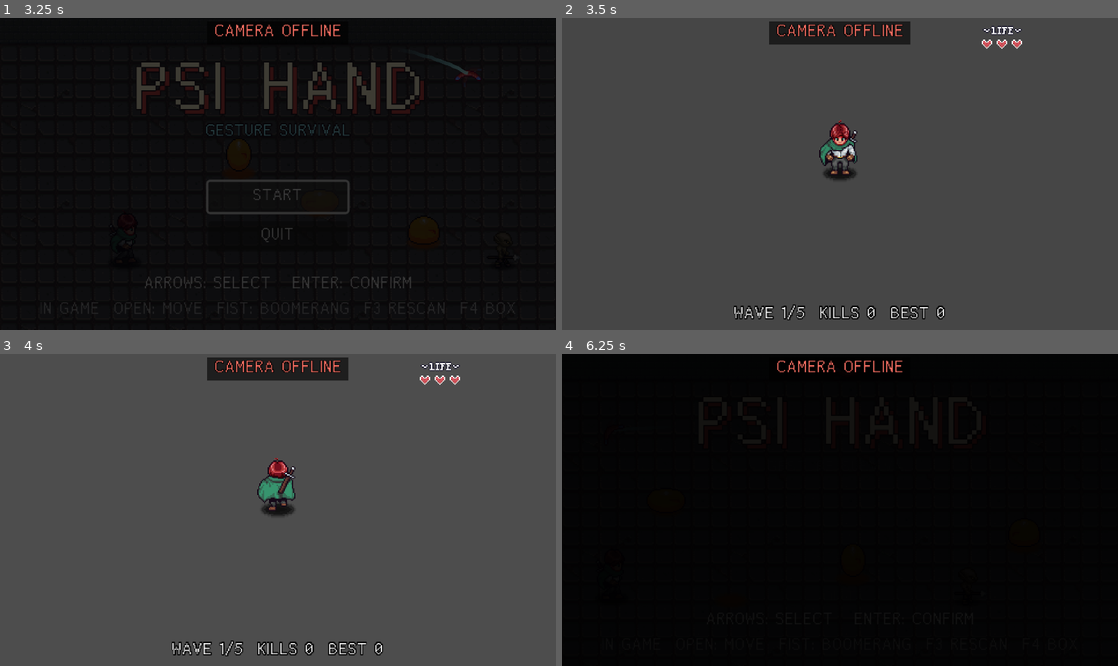
Above: before the commit, frames 1-4 (two rows, left to right).
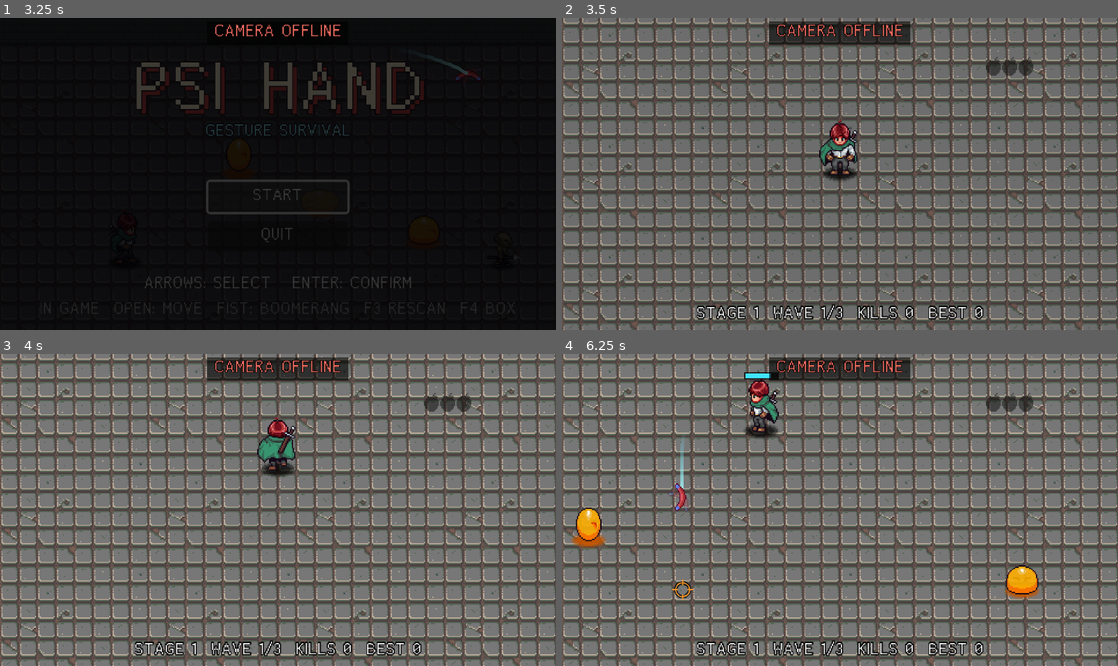
Above: after the commit, the same moments.

Repository: cjhDuke/AARPG-Gesture
Game: Godot game, scene res://ui/title/title_scene.tscn
Two runs of this game, one before a commit and one after it. Both use one fixed random seed, a clock stepped at 60 frames per second and the inputs below. Sound files missing from this copy of the repository are replaced by a short silence.
Inputs (mouse positions are in pixels of both pictures, inside the frame that each line leads up to):
- Up to frame 1 (3.25 s): tap Enter at 0.5 s; move the mouse to (400, 158) at 0.52 s; hold D (right) 0.53-1.28 s; hold L (ability) 0.53-1.28 s; click (400, 158) at 0.67 s; move the mouse to (166, 189) at 1.27 s; hold S (down) 1.28-2.03 s; tap Z (attack) at 1.35 s; move the mouse to (333, 105) at 2.02 s; hold D (right) 2.03-2.75 s; hold L (ability) 2.03-2.75 s; click "START" at 2.75 s
- Up to frame 2 (3.5 s): no input
- Up to frame 3 (4 s): move the mouse to (250, 572) at 3.52 s; hold W (up) from 3.53 s (still down); tap Z (attack) at 3.6 s; click (250, 572) at 3.67 s
- Up to frame 4 (6.25 s): move the mouse to (1006, 556) at 4.27 s; release W (up) at 4.28 s; hold L (ability) 4.28-5.03 s; hold A (left) 4.28-5.78 s; tap Escape (pause) at 4.9 s; move the mouse to (673, 463) at 5.02 s; tap Z (attack) at 5.1 s; move the mouse to (867, 510) at 5.77 s; hold S (down) from 5.78 s (still down); hold L (ability) from 5.78 s (still down); click (867, 510) at 5.92 s

Frame 1 is identical in both runs. In frame 2, 63% of the frame differs, in the area x 0-100%, y 0-100%; in frame 3, 73%; in frame 4, 99%.
Error before the commit: Parse Error: Identifier "PracticePanel" not declared in the current scope. (res://levels/survival/survival_arena.gd:80)

Commit message:
fix: START 后第一关不刷怪；练习场改为和正式模式同一进入流程
开局时强制停掉转场动画，使 load_new_level 的淡入永远等不到结束、游戏停在暂停。
SceneTransition 的 fade 改为等 settled 信号（被打断也会醒），开局只在打断切关转场时才 reset。
练习模式不再跳过标题，按 START 走同一条加载路径，只多一个调试面板；TITLE 按钮恢复。

Diff:
--- a/autoload/level_manager.gd
+++ b/autoload/level_manager.gd
@@ -7,8 +7,7 @@
 
 var current_tilemap_bounds: Array[Vector2]
 var is_loading_level: bool = false
-## 命令行用户参数 `-- --practice`：直接进练习场（正式关卡 + 调试面板，跳过 splash 和标题），暂停菜单不显示 TITLE
-var practice_mode: bool = OS.get_cmdline_user_args().has("--practice")
+var practice_mode: bool = false
 ## 本次运行已经看过开场 splash：从游戏里回标题时跳过它，直接显示标题菜单
 var title_seen: bool = false
 
--- a/levels/survival/survival_arena.gd
+++ b/levels/survival/survival_arena.gd
@@ -74,12 +74,6 @@
 	wave_timer.timeout.connect( _begin_wave )
 	hud.retry_pressed.connect( _on_retry_pressed )
 	hud.title_pressed.connect( _on_title_pressed )
-	if LevelManager.practice_mode:
-		# 练习场没有标题可回；调试面板在 _start_run 之前创建，才能接到第一局的 run_started
-		hud.title_button.visible = false
-		var panel := PracticePanel.new()
-		panel.name = "PracticePanel"
-		add_child( panel )
 	_start_run()
 
 
@@ -107,9 +101,11 @@
 		if c is Boomerang:
 			c.queue_free()
 	_run_id += 1
+	# 只有打断了自己的切关转场时才复位遮罩；关卡刚加载的第一局不能动转场，
+	# 否则会打断 LevelManager.load_new_level 的淡入
+	if _stage_changing:
+		SceneTransition.reset()
 	_stage_changing = false
-	# 如果是在切关淡出 / 淡入过程中重开的，旧协程不会再醒来收尾，这里把画面恢复成完全显示
-	SceneTransition.reset()
 	_load_stage( 0 )
 	wave = 0
 	kills = 0
@@ -340,8 +336,9 @@
 	if _ended:
 		return
 	_run_id += 1
+	if _stage_changing:
+		SceneTransition.reset()
 	_stage_changing = false
-	SceneTransition.reset()
 	controller.enabled = true
 	wave_timer.stop()
 	_clear_rewards()
--- a/project.godot
+++ b/project.godot
@@ -103,6 +103,6 @@
 [rendering]
 
 textures/canvas_textures/default_texture_filter=0
+rendering_device/driver.windows="d3d12"
 2d/snap/snap_2d_transforms_to_pixel=true
 2d/snap/snap_2d_vertices_to_pixel=true
-rendering_device/driver.windows="d3d12"
--- a/ui/pause_menu/pause_menu.gd
+++ b/ui/pause_menu/pause_menu.gd
@@ -84,8 +84,6 @@
 	if has_bag:
 		_fill_bag( bag_provider.call() )
 	button_restart.visible = restart_handler.is_valid()
-	# 练习模式没有标题可回
-	button_title.visible = not LevelManager.practice_mode
 	var x := BUTTONS_X_WITH_BAG if has_bag else BUTTONS_X_CENTERED
 	button_box.offset_left = x
 	button_box.offset_right = x + BUTTONS_WIDTH
--- a/ui/scene_transition/scene_transition.gd
+++ b/ui/scene_transition/scene_transition.gd
@@ -1,21 +1,30 @@
 extends CanvasLayer
+
+## 一次淡入淡出结束（动画正常播完，或被 reset() 打断）时发出。fade_* 等的是它而不是 animation_finished，
+## 这样被 reset() / 另一次 fade 打断时等待者也会醒来，不会永远挂起
+signal settled
 
 @onready var animation_player: AnimationPlayer = $Control/AnimationPlayer
 
 
+func _ready() -> void:
+	animation_player.animation_finished.connect( func( _anim: StringName ) -> void: settled.emit() )
+
+
 ## 立刻停掉淡入淡出并让画面完全显示（遮罩全透明）。重开 / 切关被打断后调用，防止停在黑屏。
-## 被打断的 fade_* 协程不会再收到 animation_finished，调用方应靠 _run_id 之类的标记作废它们
+## 正在等待的 fade_* 会因此提前醒来，调用方应靠 _run_id 之类的标记判断自己是否已被作废
 func reset() -> void:
 	animation_player.stop()
 	$Control/ColorRect.color = Color( 0, 0, 0, 0 )
+	settled.emit()
 
 
 func fade_out() -> bool:
 	animation_player.play("fade_out")
-	await animation_player.animation_finished
+	await settled
 	return true
 
 func fade_in() -> bool:
 	animation_player.play("fade_in")
-	await animation_player.animation_finished
+	await settled
 	return true
--- a/ui/title/splash_screen.gd
+++ b/ui/title/splash_screen.gd
@@ -5,8 +5,7 @@
 @onready var animation_player: AnimationPlayer = $MyLogo/AnimationPlayer
 
 func _ready() -> void:
-	# 练习模式：标题场景会立刻换走，不播 splash（免得漏出一帧音效）
-	if LevelManager.practice_mode or LevelManager.title_seen:
+	if LevelManager.title_seen:
 		visible = false
 		return
 	animation_player.animation_finished.connect(_on_animation_finished)
--- a/ui/title/title_scene.gd
+++ b/ui/title/title_scene.gd
@@ -1,8 +1,6 @@
 extends Node2D
 
 const START_LEVEL: String = "res://levels/survival/survival_arena.tscn"
-## 练习场 = 正式关卡 + 调试面板（命令行 `-- --practice` 时跳过标题直接进入，见 LevelManager.practice_mode）
-const PRACTICE_LEVEL: String = "res://levels/survival/survival_arena.tscn"
 ## 标题背景的镜头位置（主角被隐藏，只借用它身上的 Camera2D）。
 ## x 取房间中心，y 比中心靠上，让顶部露出一截墙，看得出是个房间
 const CAMERA_POS := Vector2(256, 112)
@@ -35,10 +33,6 @@
 
 
 func _ready() -> void:
-	# 练习模式：不做任何标题的初始化（不暂停、不隐藏主角 / PlayerHud、不禁用 PauseMenu），直接换到练习场
-	if LevelManager.practice_mode:
-		get_tree().change_scene_to_file.call_deferred(PRACTICE_LEVEL)
-		return
 	get_tree().paused = true
 	# 从游戏里返回标题时，加载流程结束会取消暂停，这里重新暂停
 	LevelManager.level_loaded.connect( _pause_tree )
@@ -52,13 +46,7 @@
 	menu.visible = false
 	marker.visible = false
 
-	LevelManager.level_load_started.connect(exit_title_screen)
-
-	# 从游戏里返回标题：不再播开场 splash，直接进标题菜单
-	if LevelManager.title_seen:
-		setup_title_screen()
-	else:
-		splash_screen.finished.connect(setup_title_screen)
+	splash_screen.finished.connect(setup_title_screen)
 
 
 func setup_title_screen() -> void:
